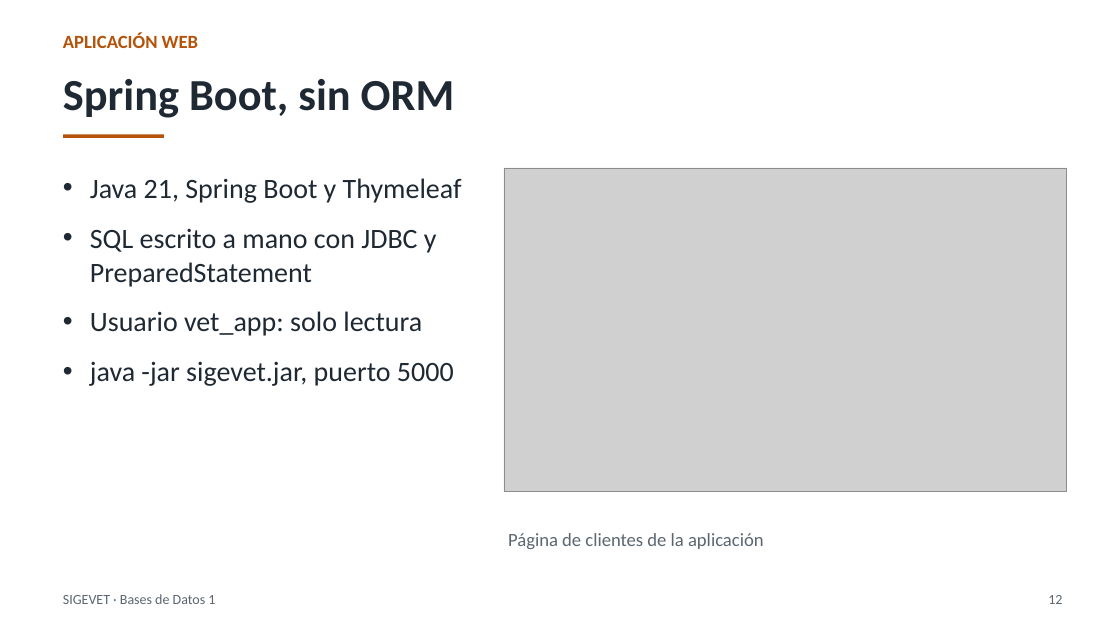
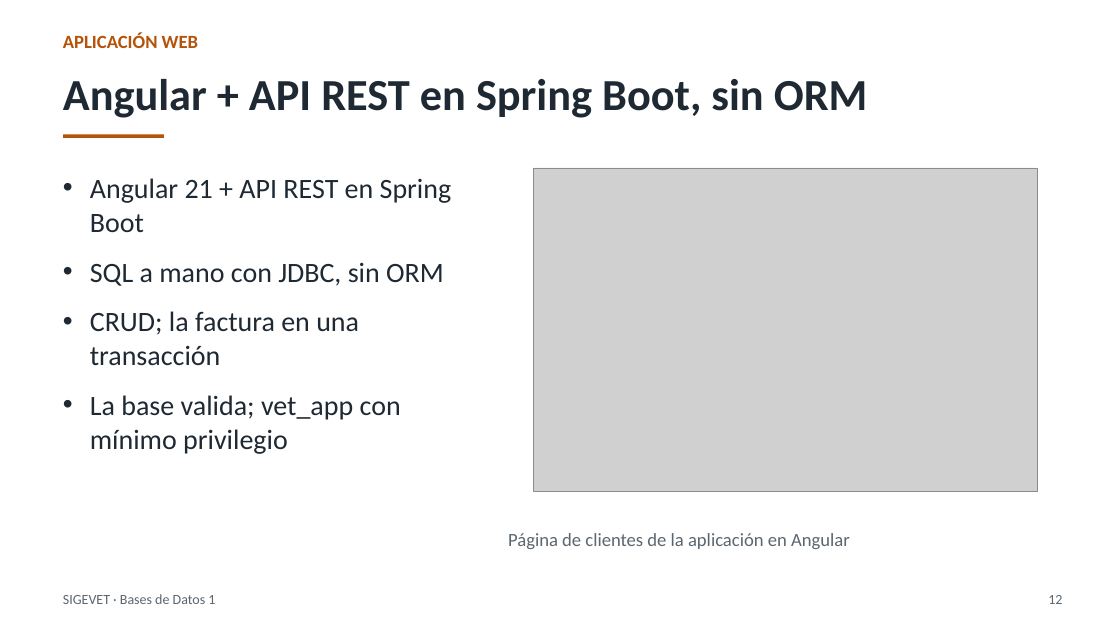
Before and after one commit to Estarlan/proyecto-bd1-sigevet, a slide deck: slide 12 of documentos/final/Presentacion_Sustentacion_SIGEVET.pptx. Drawn at 1120x630 pixels with LibreOffice and Linux fonts; fonts in the diff are those of the drawing; grey boxes stand for pictures. Boxes give left, top, right and bottom in pixels: in the first picture for what was removed or moved away, otherwise in the second. Text is boxed around its words. In the diff, an @@ line names an element or a change of style, - is before the commit and + after.

```diff
--- a/documentos/final/Presentacion_Sustentacion_SIGEVET.pptx
+++ b/documentos/final/Presentacion_Sustentacion_SIGEVET.pptx
@@ text at (63,79,868,118): text changed @@
-Spring Boot, sin ORM
+Angular + API REST en Spring Boot, sin ORM
@@ text at (90,178,452,454): text changed @@
-• Java 21, Spring Boot y Thymeleaf
-• SQL escrito a mano con JDBC y PreparedStatement
-• Usuario vet_app: solo lectura
-• java -jar sigevet.jar, puerto 5000
+• Angular 21 + API REST en Spring Boot
+• SQL a mano con JDBC, sin ORM
+• CRUD; la factura en una transacción
+• La base valida; vet_app con mínimo privilegio
@@ picture: place and size @@
-picture at (504,168,1067,492)
+picture at (534,168,1037,492)
@@ text at (508,533,850,549): text changed @@
-Página de clientes de la aplicación
+Página de clientes de la aplicación en Angular
```
Also in this commit, not shown: 2 other slides changed.
